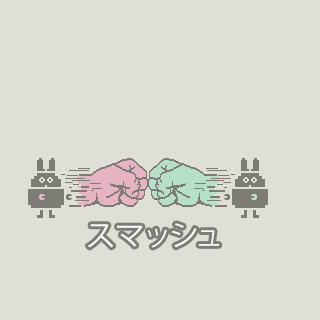
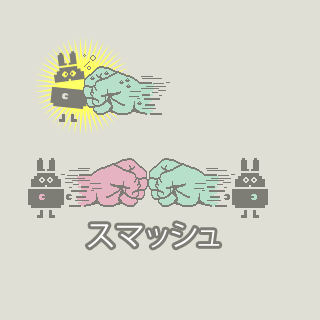
Before/after of a w=320, h=320 layered artwork. What changed in the layer stack:
added group "SHOCK" with 3 layers in group "Group 3" over (83, 54, 96, 70)
added layer "Layer 95" in group "SHOCK" over (84, 55, 96, 67)
added group "Group 5" (1st of 2, in "Group 3") with 23 layers in group "Group 3" over (34, 36, 170, 135)
added group "Group 4" (1st of 2, in "Group 3" › "Group 5") with 11 layers in group "Group 5" over (83, 66, 170, 115)
added group "Group 2" (1st of 4, in "Group 3" › "Group 5" › "Group 4") with 8 layers in group "Group 4" over (83, 66, 170, 115)
added layer "Layer 94" (1st of 6, in "Group 3" › "Group 5" › "Group 4" › "Group 2") in group "Group 2" over (119, 80, 124, 84)
added layer "Layer 94" (2nd of 6, in "Group 3" › "Group 5" › "Group 4" › "Group 2") in group "Group 2" over (90, 76, 95, 80)
added layer "Layer 94" (3rd of 6, in "Group 3" › "Group 5" › "Group 4" › "Group 2") in group "Group 2" over (104, 71, 109, 75)
added layer "Layer 91" (1st of 4, in "Group 3" › "Group 5" › "Group 4" › "Group 2") in group "Group 2" over (129, 76, 170, 115)
added layer "Layer 90" (1st of 10, in "Group 3" › "Group 5" › "Group 4" › "Group 2") in group "Group 2" over (83, 66, 152, 115)
added layer "Layer 90" (2nd of 10, in "Group 3" › "Group 5" › "Group 4") (20%) in group "Group 4" over (83, 66, 154, 115)
added layer "Layer 90" (3rd of 10, in "Group 3" › "Group 5" › "Group 4") in group "Group 4" over (83, 66, 154, 115)
added layer "EYES-SAD 60px x 60px || -60px 0px" in group "Group 5" over (54, 51, 85, 83)
added layer "HANDS 60px x 60px || -60px -60px" in group "Group 5" over (62, 93, 95, 102)
added layer "BODY 60px x 60px || 0px -60px" in group "Group 5" over (50, 87, 88, 110)
added layer "LEGS 60px x 60px || -120px -60px" in group "Group 5" over (59, 114, 77, 122)
added layer "Polygon 1" in group "Group 5" over (34, 37, 132, 135)
…and 4 more changes (4 added)
